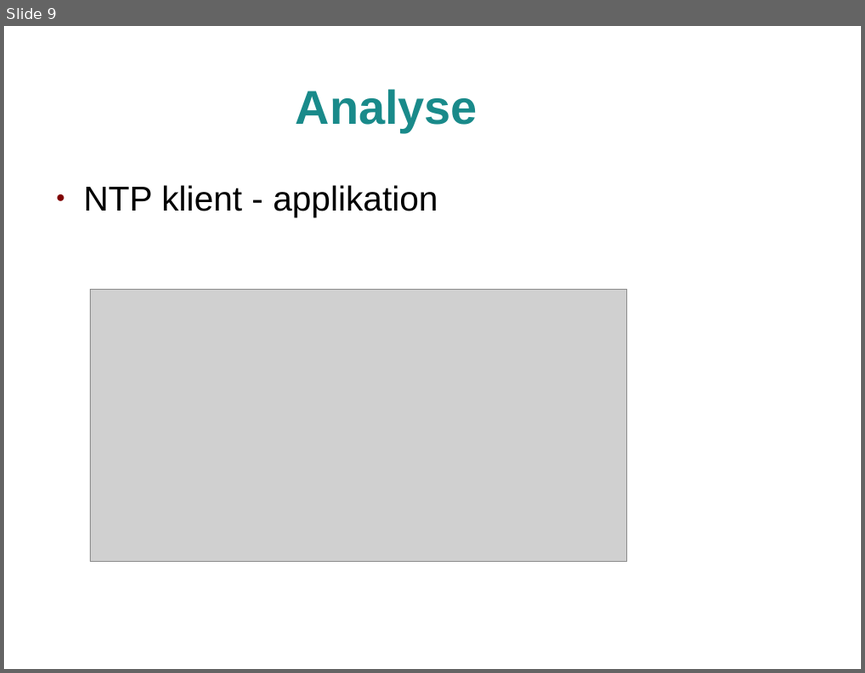
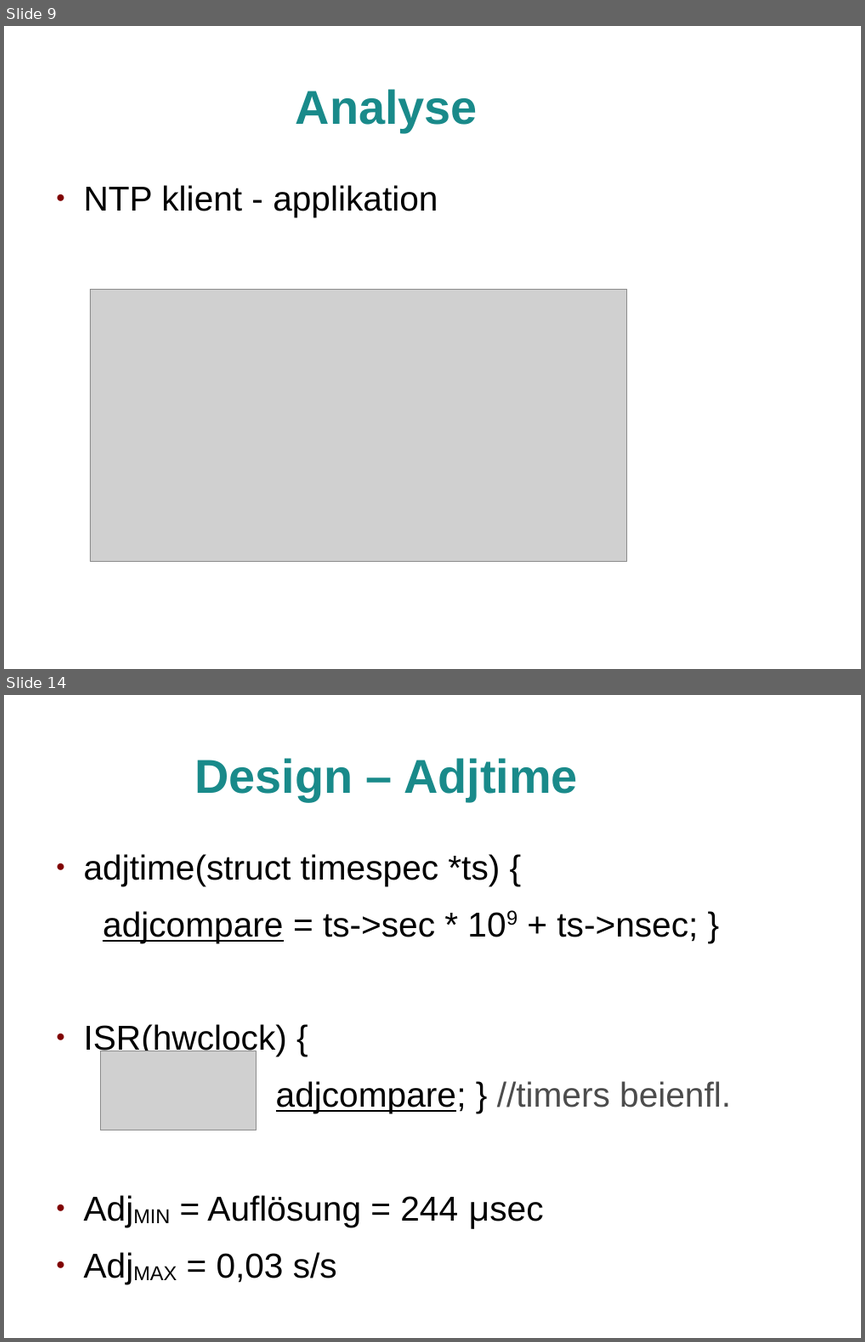
Before and after one commit to jlusticky/Bachelor-thesis, a slide deck: kolloquium/kolloquium.odp. Shown one above the other, each under a label of ours: slide 9 before the commit, slides 9 and 14 after it; the slides between them are not shown. The pictures are 865x673 and 865x1342 pixels, drawn with LibreOffice and Linux fonts; fonts in the diff are those of the drawing; grey boxes stand for pictures; background and template pictures are left out. Boxes give left, top, right and bottom in pixels: in the first picture for what was removed or moved away, otherwise in the second. Text is boxed around its words. In the diff, an @@ line names an element or a change of style, - is before the commit and + after.

```diff
--- a/kolloquium/kolloquium.odp
+++ b/kolloquium/kolloquium.odp
@@ slide 14 added at [4, 695, 861, 1338], background picture (left out) @@
@@ title added at [194, 758, 578, 801], 44 pt, text #198A8A, bold @@
+Design – Adjtime
@@ text added at [84, 854, 731, 1282], 32 pt, text #000000 @@
+● adjtime(struct timespec *ts) {
+adjcompare = ts->sec * 109 + ts->nsec; }
+● ISR(hwclock) {
+adjcompare; } //timers beienfl.
+● AdjMIN = Auflösung = 244 μsec
+● AdjMAX = 0,03 s/s
@@ picture added at [100, 1051, 256, 1130] @@
```
Also in this commit, not shown: 3 slides changed, 4 other slides added, 9 other files.
